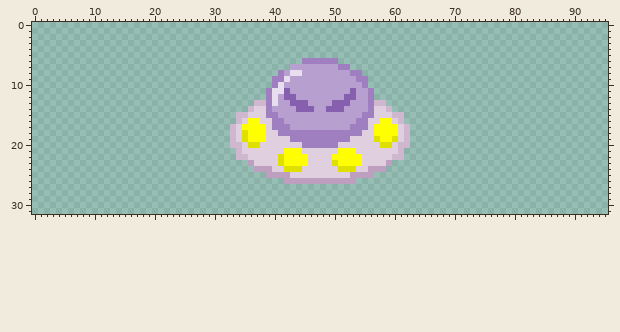
File history of a sprite sheet, samples/sample03-01-wip/texture.png. The picture above is the old version.
The file is 96x32 pixels. The old version is drawn lined up with the new one.
The result:
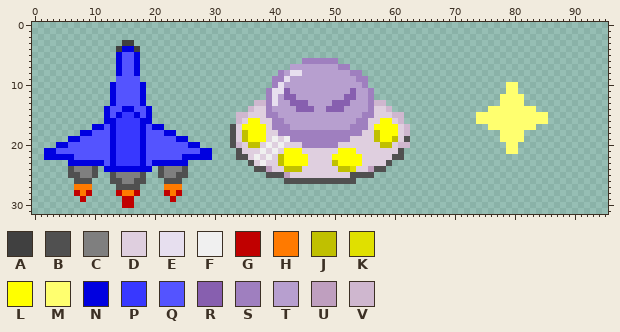
Palette (. is transparent): A #404040  B #505050  C #7f7f7f  D #dfcfdf  E #e7dfef  F #f0f0f0  G #c00000  H #ff7a00  J #c0c000  K #e0e000  L #ffff00  M #ffff6f  N #0000e0  P #3838ff  Q #5454ff  R #875faf  S #9f7fbf  T #b79fcf  U #bf9fbf  V #cfb7cf
Diff:
whole drawing moved by +32,+1 (the old picture is shown already moved)
Changed rows in their new state; - is an unchanged pixel.
first column x 2:
 3 -------------AA---------------------------------------------------------------------
 4 ------------ANNA--------------------------------------------------------------------
 5 ------------NQQN--------------------------------------------------------------------
 6 ------------NQQN--------------------------------------------------------------------
 7 ------------NQQN--------------------------------------------------------------------
 8 ------------NQQN--------------------------------------------------------------------
 9 ------------QQQQ--------------------------------------------------------------------
10 -----------NQQQQN------------------------------------------------------------MM-----
11 -----------NQQQQN------------------------------------------------------------MM-----
12 -----------NQQQQN-----------------------------------------------------------MMMM----
13 -----------NQQQQN-----------------------------------------------------------MMMM----
14 ----------NQQNNQQN--------------------------------------------------------MMMMMMMM--
15 ----------NQNPPNQN------------------------------------------------------MMMMMMMMMMMM
16 ----------NNPPPPNN------------------------------------------------------MMMMMMMMMMMM
17 --------NNQNPPPPNQNN-----------B------------------------------------------MMMMMMMM--
18 ------NNQQQNPPPPNQQQNN---------B-J---------------------J--------------------MMMM----
19 ----NNQQQQQNPPPPNQQQQQNN-------B-J----F-F--------------J--J-B---------------MMMM----
20 --NNQQQQQQQNPPPPNQQQQQQQNN-----B--JJ-F-F----------------JJ-------------------MM-----
21 NNQQQQQQQQQNPPPPNQQQQQQQQQNN----B---F-F--------------------B-----------------MM-----
22 NNNNNQQQQQQNPPPPNQQQQQQNNNNN----BB-F-F-J------------------BB------------------------
23 ----NNNNNNQNPPPPNQNNNNNN----------B-F--J--------J--------B--------------------------
24 ----BCCCB-NNNNNNNN-BCCCB-----------BB---JJJ------JJ----BB---------------------------
25 ----BBCCB--BCCCCB--BCCBB-------------BBB-----------BBBB-----------------------------
26 -----BBB---BBCCBB---BBB-----------------BBBBBBBBBBBB--------------------------------
27 -----HHH----BBBB----HHH-------------------------------------------------------------
28 -----GHG----GHHG----GHG-------------------------------------------------------------
29 ------G------GG------G--------------------------------------------------------------
30 -------------GG---------------------------------------------------------------------
Pixel boxes of the changes (left, top, right, bottom) in both pictures:
added: (44, 40, 212, 208)
added: (476, 82, 548, 154)
changed: (230, 124, 410, 184)
